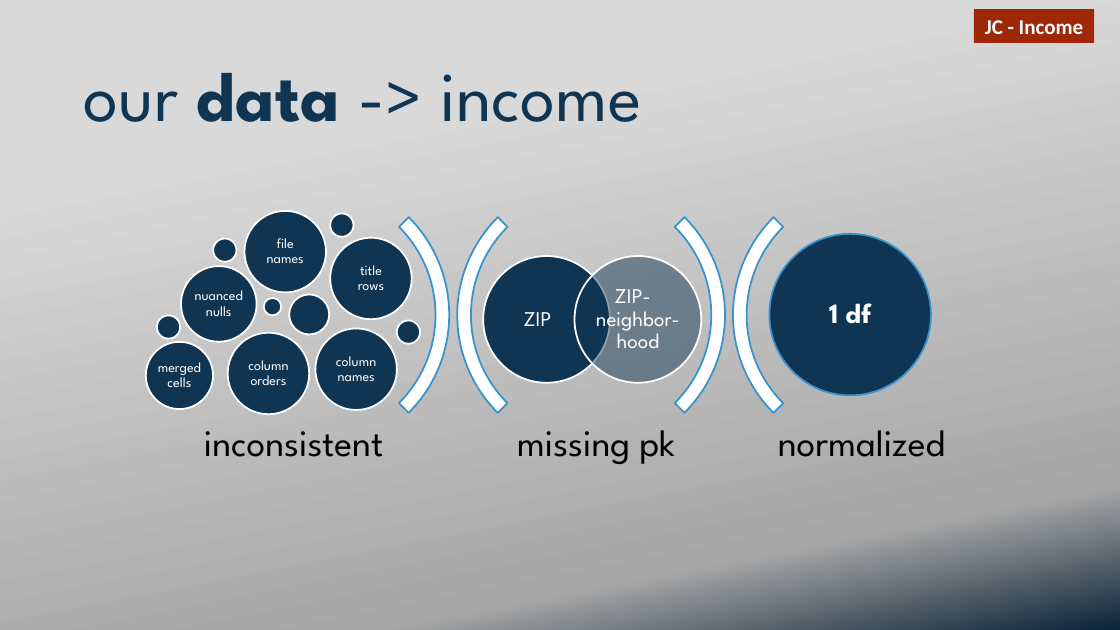
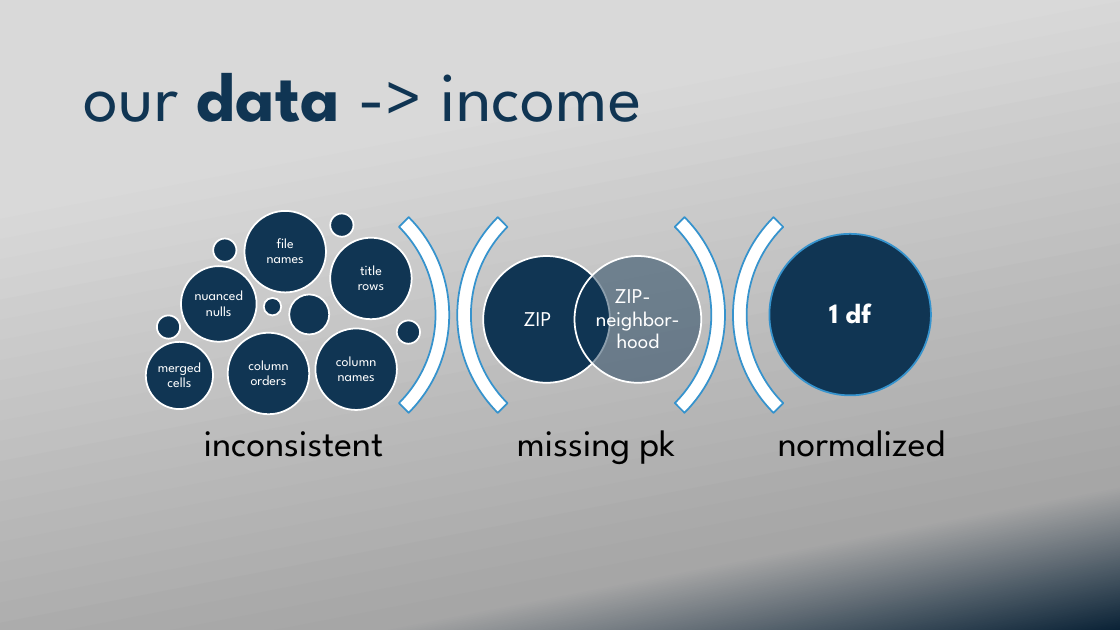
Before and after one commit to ekuo651/NYC-RE-Neighborhood-Trends, a slide deck: slide 11 of Presentation.pptx (slide 10 before the commit). Drawn at 1120x630 pixels with LibreOffice and Linux fonts; fonts in the diff are those of the drawing; background and template pictures are left out. Boxes give left, top, right and bottom in pixels: in the first picture for what was removed or moved away, otherwise in the second. Text is boxed around its words. In the diff, an @@ line names an element or a change of style, - is before the commit and + after.

```diff
--- a/Presentation.pptx
+++ b/Presentation.pptx
@@ rectangle removed at <box>974,9,1094,43</box> @@
-JC - Income
```
Also in this commit, not shown: 14 other slides changed, 5 slides added, 3 slides removed.
